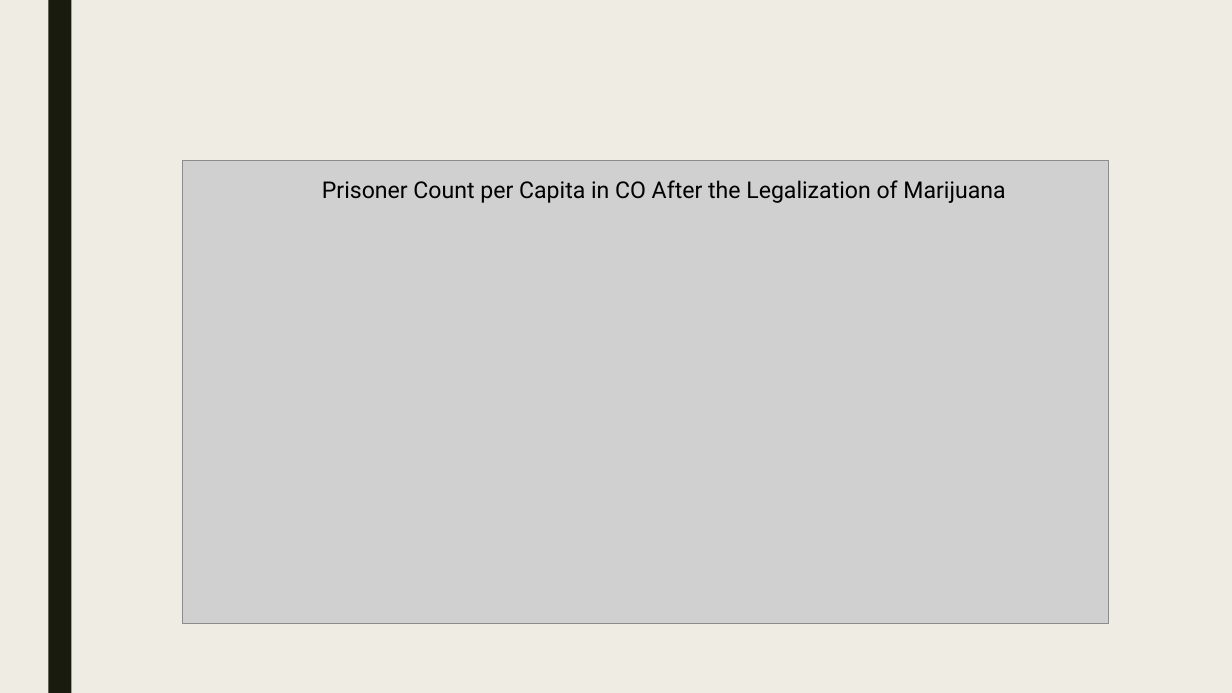
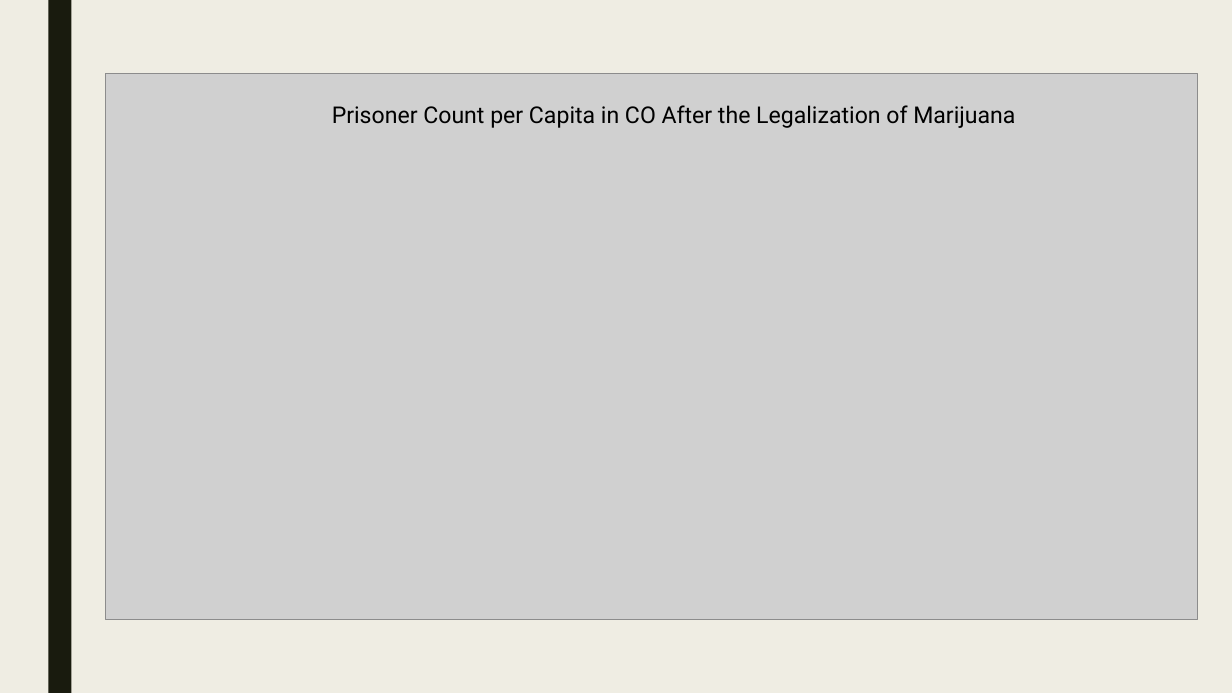
Before and after one commit to zdsteele/Project_1, a slide deck: slide 13 of Marijuana Use Presentation.pptx. Drawn at 1232x693 pixels with LibreOffice and Linux fonts; fonts in the diff are those of the drawing; grey boxes stand for pictures. Boxes give left, top, right and bottom in pixels: in the first picture for what was removed or moved away, otherwise in the second. Text is boxed around its words. In the diff, an @@ line names an element or a change of style, - is before the commit and + after.

```diff
--- a/Marijuana Use Presentation.pptx
+++ b/Marijuana Use Presentation.pptx
@@ picture: place and size @@
-picture at bbox=[183, 161, 1109, 624]
+picture at bbox=[105, 73, 1198, 619]
@@ text "Prisoner Count per Capita in ...": place and size @@
-text "Prisoner Count per Capita in ..." at bbox=[322, 180, 1005, 203]
+text "Prisoner Count per Capita in ..." at bbox=[332, 105, 1015, 128]
```
Also in this commit, not shown: 6 other slides changed, 5 slides added, 5 slides removed, 6 other files.
